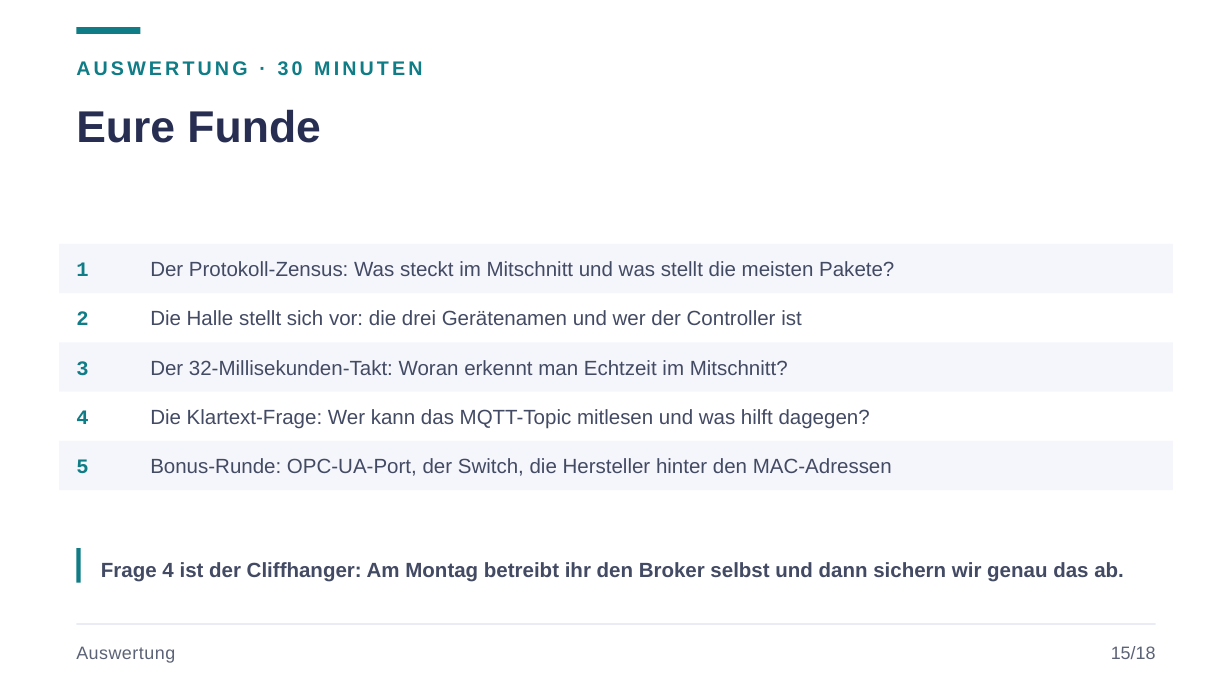
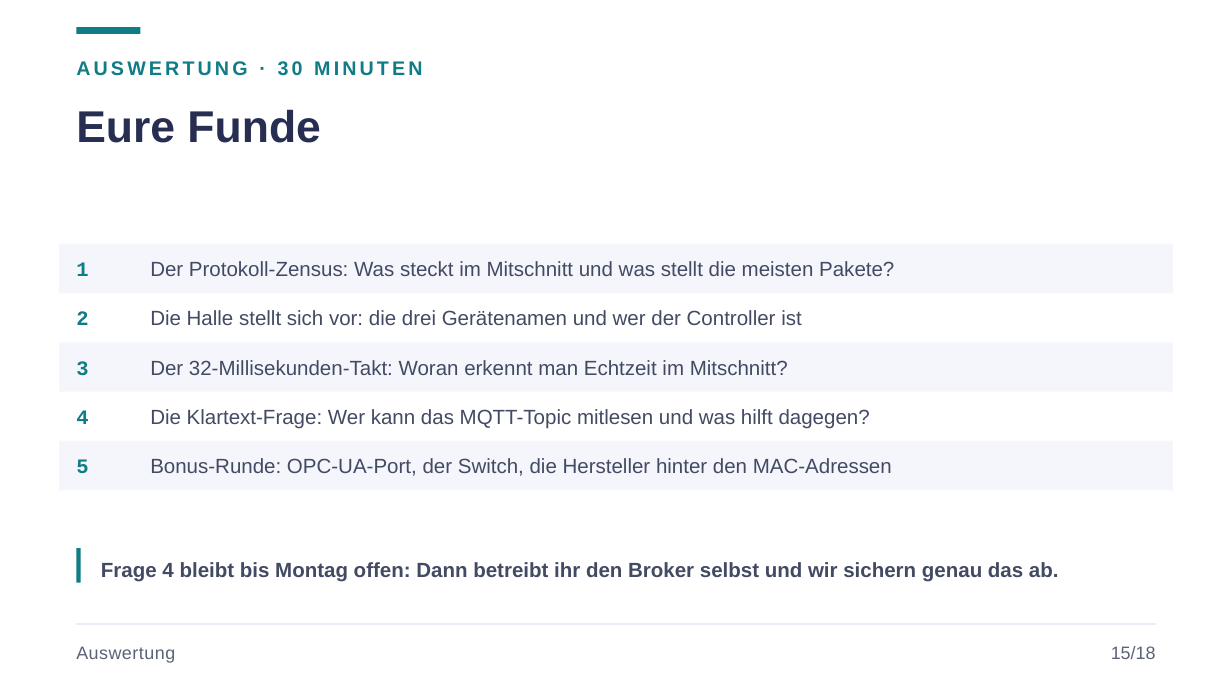
Before and after one commit to JacobMenge/kurs-unterlagen, a slide deck: slide 18 of folien/09-industrie-iot.pptx. Drawn at 1232x693 pixels with LibreOffice and Linux fonts; fonts in the diff are those of the drawing. Boxes give left, top, right and bottom in pixels: in the first picture for what was removed or moved away, otherwise in the second. Text is boxed around its words. In the diff, an @@ line names an element or a change of style, - is before the commit and + after.

```diff
--- a/folien/09-industrie-iot.pptx
+++ b/folien/09-industrie-iot.pptx
@@ text at <box>101,562,1059,582</box>: text changed @@
-Frage 4 ist der Cliffhanger: Am Montag betreibt ihr den Broker selbst und dann sichern wir genau das ab.
+Frage 4 bleibt bis Montag offen: Dann betreibt ihr den Broker selbst und wir sichern genau das ab.
```
Also in this commit, not shown: 3 other slides changed, 29 other files.
